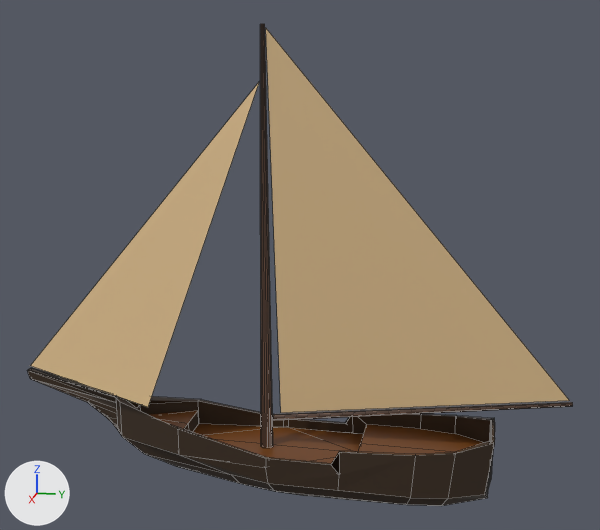
What one commit did to the Blender file Sandbox/assets/models/Sloop.blend.
Camera for both pictures: a camera (50 mm lens) standing at (53.3, 7.4, 27.7) and looking at (-0.3, -3.4, 14.3). The axes (+X, +Y, +Z) are drawn at lower left. The lights are the same throughout. Mesh edges are drawn as thin lines.
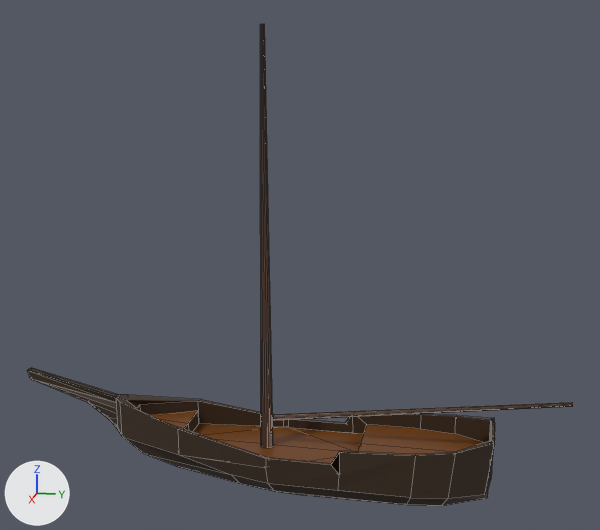
The newer file is also rescaled (x0.317), turned or shifted as a whole; pictures and numbers use the older file's frame.

Pixel boxes [x1, y1, x2, y2] of what changed, in the pictures (600 x 530 px):
part 1 of me_cube, deleted (beige)
    before: [266, 28, 570, 413]
part 2 of me_cube, deleted (beige)
    before: [31, 83, 259, 407]

What changed in the scene script:
```text
Change me_cube:
    where me_cube.from_pydata(...)  # 297 vertices, 245 faces, 7 loose edges; spans x -3.4..3.4, y -23.9..14.9, z -2.1..30.0
    used by ob_cube; location = (0.0, 0.0, 0.0)
    me_cube part 1: the loose piece of 3 vertices spanning x 0.0, y -5.5..14.7, z 3.6..29.8 is deleted
    me_cube part 2: the loose piece of 3 vertices spanning x 0.0..2.7, y -23.8..-6.0, z 4.4..26.4 is deleted
```
